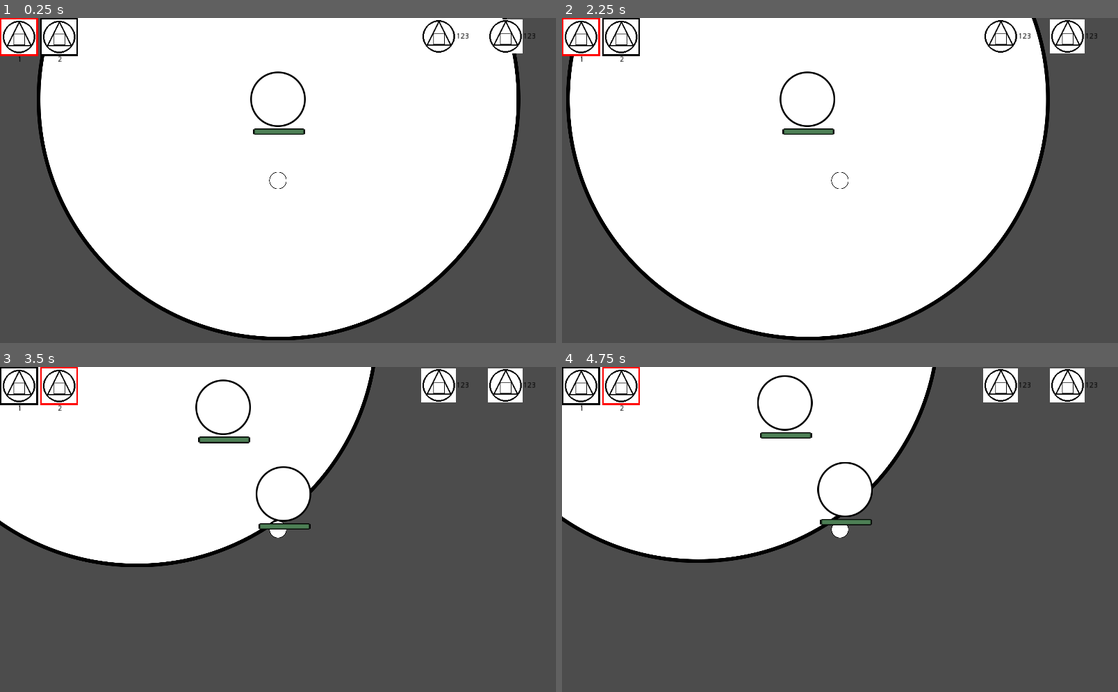
Above: before the commit, frames 1-4 (two rows, left to right).
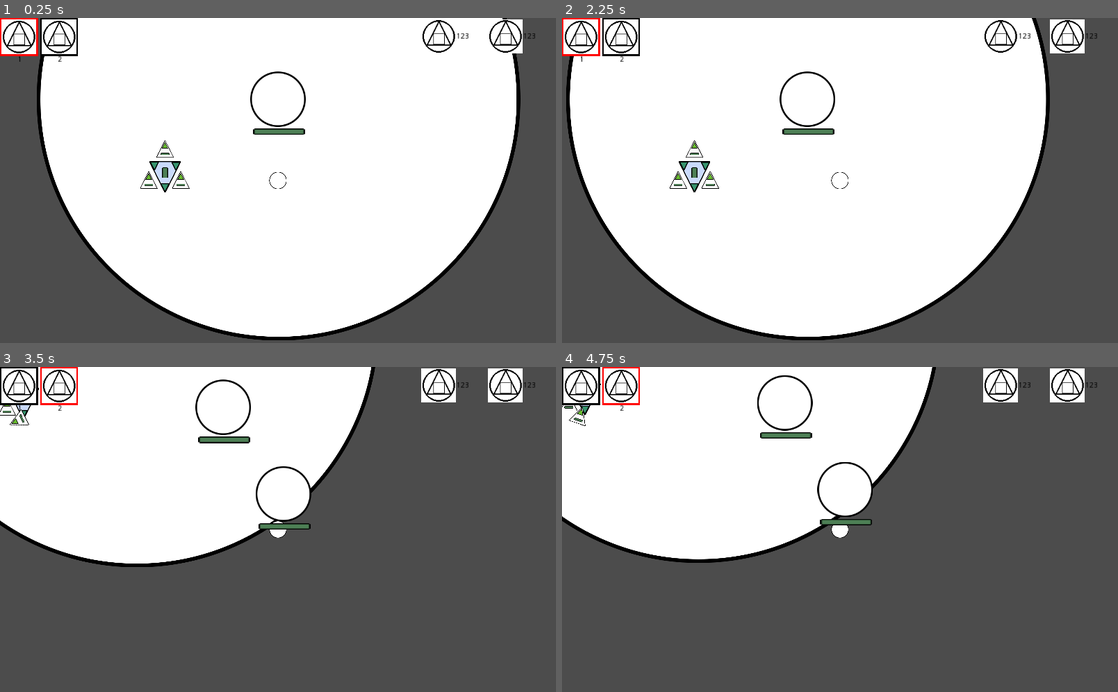
Above: after the commit, the same moments.

Repository: Gics444/tm-labs
Game: Godot game, scene res://Main_Scene_(World)/World.tscn
The game is run twice, just before and just after one commit, with the same random seed, the same clock (stepped at 60 frames per second) and the same inputs.
Inputs (mouse positions are in pixels of both pictures, inside the frame that each line leads up to):
- Up to frame 1 (0.25 s): no input
- Up to frame 2 (2.25 s): click "2" at 0.5 s; click "1" at 1.25 s; tap Enter at 2 s; move the mouse to (962, 164) at 2.02 s; hold D (right) from 2.03 s (still down); hold 1 (1) from 2.03 s (still down); click (962, 164) at 2.17 s
- Up to frame 3 (3.5 s): tap Space (ui_select) at 2.27, 2.57, 3.02, 3.05, 3.32 s; tap 2 (2) at 2.3, 2.85 s; move the mouse to (166, 545) at 2.77 s; release D (right) at 2.78 s; release 1 (1) at 2.78 s; hold S (down) from 2.78 s (still down)
- Up to frame 4 (4.75 s): move the mouse to (895, 458) at 3.52 s; release S (down) at 3.53 s; hold D (right) 3.53-4.28 s; hold Space (ui_select) 3.53-4.28 s; tap 1 (1) at 3.8, 4.35 s; move the mouse to (812, 594) at 4.27 s; hold W (up) from 4.28 s (still down); click (812, 594) at 4.42 s; tap Space (ui_select) at 4.52 s; tap 2 (2) at 4.55 s

The runs differ from the first frame. In frame 1, 0.4% of the frame differs, in the area x 25-35%, y 37-54%; in frame 2, 0.4%, in the area x 19-29%, y 37-54%; in frame 3, 0.1%; in frame 4, less than 0.1%.

Commit message:
- Allies now can be damaged;

Diff:
--- a/Lab3/Godot stuff/Main_Scene_(World)/World.tscn
+++ b/Lab3/Godot stuff/Main_Scene_(World)/World.tscn
@@ -7,6 +7,7 @@
 [ext_resource path="res://Main_Scene_(World)/World.gd" type="Script" id=5]
 [ext_resource path="res://Main_Scene_(World)/ExpandingBack.tscn" type="PackedScene" id=6]
 [ext_resource path="res://Main_Scene_(World)/Camera.gd" type="Script" id=7]
+[ext_resource path="res://Objects/Structures/Worker_nest/Worker_nest.tscn" type="PackedScene" id=8]
 
 [node name="The World" type="Node2D"]
 script = ExtResource( 5 )
@@ -41,5 +42,8 @@
 [node name="EssenceSpawnTimer" type="Timer" parent="."]
 autostart = true
 
+[node name="Worker_nest" parent="." instance=ExtResource( 8 )]
+position = Vector2( 304, 343 )
+
 [connection signal="timeout" from="SpawnTimer" to="." method="_on_SpawnTimer_timeout"]
 [connection signal="timeout" from="EssenceSpawnTimer" to="." method="_on_EssenceSpawnTimer_timeout"]
--- a/Lab3/Godot stuff/Objects/Entities/Circle_(Player)/Circle_(Player).gd
+++ b/Lab3/Godot stuff/Objects/Entities/Circle_(Player)/Circle_(Player).gd
@@ -21,7 +21,7 @@
 	motion = move_and_slide(motion * movespeed)
 
 func _input(event):
-	print(no_build_areas_entered)
+	#print(no_build_areas_entered)
 	if event.is_action_pressed("ui_select") && no_build_areas_entered == 0:
 		if structure_number_selected == "1":
 			var structure = load("res://Objects/Entities/Pest/Pest.tscn").instance()
@@ -34,5 +34,5 @@
 
 
 func _on_selected_structure(structure_number):
-	print(structure_number)
+	#print(structure_number)
 	structure_number_selected = structure_number
--- a/Lab3/Godot stuff/Objects/Entities/Circle_(Player)/Circle_(Player).tscn
+++ b/Lab3/Godot stuff/Objects/Entities/Circle_(Player)/Circle_(Player).tscn
@@ -6,7 +6,7 @@
 [sub_resource type="CircleShape2D" id=1]
 radius = 16.0
 
-[node name="Circle_(Player)" type="KinematicBody2D"]
+[node name="Circle_(Player)" type="KinematicBody2D" groups=["Player"]]
 position = Vector2( 512, 300 )
 script = ExtResource( 1 )
 
--- a/Lab3/Godot stuff/Objects/Entities/Triangle_(worker)/Triangle_(worker).gd
+++ b/Lab3/Godot stuff/Objects/Entities/Triangle_(worker)/Triangle_(worker).gd
@@ -12,6 +12,12 @@
 	pass # Replace with function body.
 
 func _physics_process(delta):
+	var nest_hitbox = get_node("Triangle_hitbox")
+	for bodies in nest_hitbox.get_overlapping_bodies():
+		if bodies.is_in_group("Enemy"):
+			take_dmg_from_pest(delta)
+	if $TextureProgress.value <= 0:
+		dead()
 	if shape_target != null:
 		global_position += (shape_target - (global_position))/50
 		look_at(shape_target)
@@ -19,3 +25,9 @@
 # Called every frame. 'delta' is the elapsed time since the previous frame.
 #func _process(delta):
 #	pass
+
+func take_dmg_from_pest(delta):
+	$TextureProgress.value = $TextureProgress.value - 1
+
+func dead():
+	queue_free()
--- a/Lab3/Godot stuff/Objects/Entities/Triangle_(worker)/Triangle_(worker).tscn
+++ b/Lab3/Godot stuff/Objects/Entities/Triangle_(worker)/Triangle_(worker).tscn
@@ -25,7 +25,11 @@
 margin_bottom = -2.0
 rect_rotation = 90.0
 rect_scale = Vector2( 0.5, 0.7 )
-max_value = 10000.0
-value = 10000.0
+value = 100.0
 texture_under = ExtResource( 2 )
 texture_progress = ExtResource( 1 )
+
+[node name="Triangle_hitbox" type="Area2D" parent="."]
+
+[node name="CollisionPolygon2D" type="CollisionPolygon2D" parent="Triangle_hitbox"]
+polygon = PoolVector2Array( -18, -20, 20, 0, -18, 19 )
--- a/Lab3/Godot stuff/Objects/Structures/Shape_essence/Shape_essence.gd
+++ b/Lab3/Godot stuff/Objects/Structures/Shape_essence/Shape_essence.gd
@@ -20,6 +20,9 @@
 				bodies.shape_target = bodies.worker_poz.global_position
 				get_parent().essence_count -= 1
 				queue_free()
+		if bodies.is_in_group("Player"):
+			get_parent().essence_count -= 1
+			queue_free()
 # Called every frame. 'delta' is the elapsed time since the previous frame.
 #func _process(delta):
 #	pass
--- a/Lab3/Godot stuff/Objects/Structures/The_Core/The_Core.gd
+++ b/Lab3/Godot stuff/Objects/Structures/The_Core/The_Core.gd
@@ -15,9 +15,14 @@
 	for bodies in core_hitbox.get_overlapping_bodies():
 		if bodies.is_in_group("Enemy"):
 			take_dmg_from_pest(delta)
+	if $TextureProgress.value <= 0:
+		dead()
 
 func take_dmg_from_pest(delta):
 	$TextureProgress.value = $TextureProgress.value - 1
+
+func dead():
+	queue_free()
 # Called every frame. 'delta' is the elapsed time since the previous frame.
 #func _process(delta):
 #	pass
--- a/Lab3/Godot stuff/Objects/Structures/Worker_nest/Worker_nest.gd
+++ b/Lab3/Godot stuff/Objects/Structures/Worker_nest/Worker_nest.gd
@@ -12,6 +12,12 @@
 	get_node("Worker3").worker_poz = get_node("Worker3_poz")
 
 func _physics_process(delta):
+	var nest_hitbox = get_node("Nest_hitbox")
+	for bodies in nest_hitbox.get_overlapping_bodies():
+		if bodies.is_in_group("Enemy"):
+			take_dmg_from_pest(delta)
+	if $TextureProgress.value <= 0:
+		dead()
 	var collecting_area = get_node("Collecting_area")
 	var worker1 = get_node("Worker1")
 	var worker2 = get_node("Worker2")
@@ -21,17 +27,23 @@
 		if bodies.is_in_group("Shape_essence"):
 			var se = bodies.get_parent()
 			if se.assigned_worker == null and se.valid == true:
-				if worker1.shape_target == worker1.worker_poz.global_position or worker1.shape_target == null:
+				if worker1 != null and (worker1.shape_target == worker1.worker_poz.global_position or worker1.shape_target == null):
 					free_worker = worker1
-				elif worker2.shape_target == worker2.worker_poz.global_position or worker2.shape_target == null:
+				elif worker2 != null and  (worker2.shape_target == worker2.worker_poz.global_position or worker2.shape_target == null):
 					free_worker = worker2
-				elif worker3.shape_target == worker3.worker_poz.global_position or worker3.shape_target == null:
+				elif worker3 != null and  (worker3.shape_target == worker3.worker_poz.global_position or worker3.shape_target == null):
 					free_worker = worker3
 				else:
 					free_worker = null
 				if free_worker != null:
 					se.assigned_worker = free_worker
 					free_worker.shape_target = se.global_position
+
+func take_dmg_from_pest(delta):
+	$TextureProgress.value = $TextureProgress.value - 1
 # Called every frame. 'delta' is the elapsed time since the previous frame.
 #func _process(delta):
 #	pass
+
+func dead():
+	queue_free()
--- a/Lab3/Godot stuff/Objects/Structures/Worker_nest/Worker_nest.tscn
+++ b/Lab3/Godot stuff/Objects/Structures/Worker_nest/Worker_nest.tscn
@@ -29,8 +29,8 @@
 margin_bottom = -11.0
 rect_rotation = 90.0
 rect_scale = Vector2( 0.6, 2 )
-max_value = 10000.0
-value = 10000.0
+max_value = 1000.0
+value = 1000.0
 texture_under = ExtResource( 2 )
 texture_progress = ExtResource( 1 )
 
@@ -69,3 +69,8 @@
 [node name="CollisionShape2D" type="CollisionShape2D" parent="Worker3_poz"]
 position = Vector2( 0, -51 )
 shape = SubResource( 2 )
+
+[node name="Nest_hitbox" type="Area2D" parent="."]
+
+[node name="CollisionPolygon2D" type="CollisionPolygon2D" parent="Nest_hitbox"]
+polygon = PoolVector2Array( -35, -31, 36, -31, 0, 37 )
Not shown: 1 places in Lab3/Godot stuff/Main_Scene_(World)/World.tscn that only renumber resources
